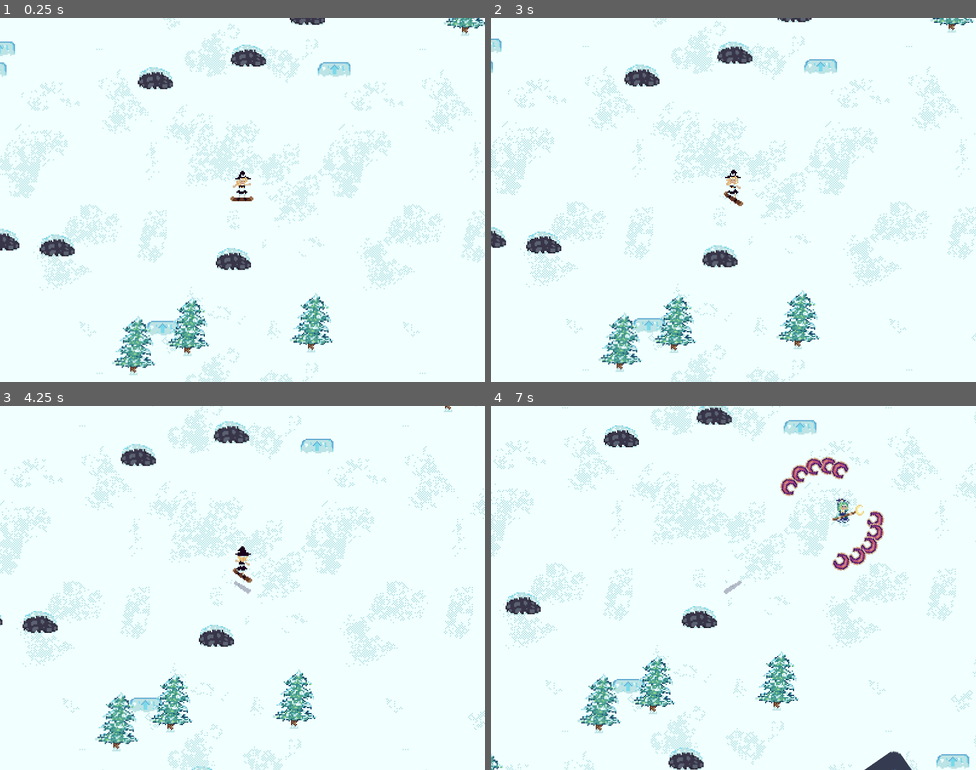
Above: before the commit, frames 1-4 (two rows, left to right).
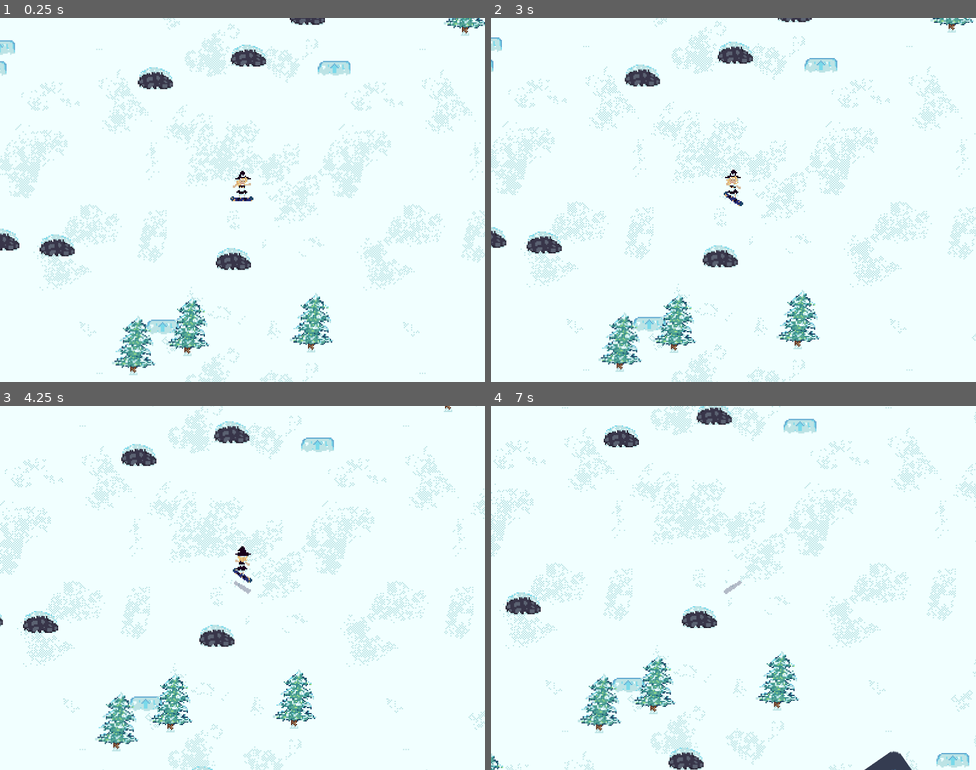
Above: after the commit, the same moments.

Repository: jiisloth/CirnoGoesSkiing
Game: Godot game, scene res://scenes/World.tscn
The game is run twice, just before and just after one commit, with the same random seed, the same clock (stepped at 60 frames per second) and the same inputs. The engine's default icon, where the game draws it, is replaced by a stand-in: a white triangle on a blue panel in a dark square. Sound files missing from this copy of the repository are replaced by a short silence.
Inputs:
- Up to frame 1 (0.25 s): no input
- Up to frame 2 (3 s): hold Right (right) 0.53-1.28 s; hold Down (stop) 0.53-1.28 s; tap Space (jump) at 0.77, 0.8, 1.07, 1.35, 1.52, 1.82, 2.3 s; tap Enter at 1.25 s; hold Left (left) 1.28-2.03 s; tap Down (stop) at 1.55 s; hold Right (right) 2.03-2.78 s; hold X (indy) 2.03-2.78 s; hold Up (up) from 2.78 s (still down); tap Z (melon) at 2.85 s
- Up to frame 3 (4.25 s): tap Space (jump) at 3.02, 3.32, 3.77, 3.8, 4.07 s; tap Down (stop) at 3.05 s; release Up (up) at 3.53 s; hold Left (left) from 3.53 s (still down); hold C (nose) from 3.53 s (still down)
- Up to frame 4 (7 s): release C (nose) at 4.28 s; tap Down (stop) at 4.35, 6.05 s; tap Space (jump) at 4.52, 4.82, 5.3, 5.85, 6.02, 6.32, 6.77, 6.8 s; hold Down (stop) 5.03-5.78 s; release Left (left) at 5.78 s; hold Right (right) 5.78-6.53 s; hold Up (up) from 6.53 s (still down); hold X (indy) from 6.53 s (still down)

The runs differ from the first frame. In frame 1, 0.3% of the frame differs, in the area x 0-73%, y 6-88%; in frame 2, 4.7%, in the area x 0-83%, y 0-100%; in frame 3, 2.0%; in frame 4, 2.4%.

Commit message:
Added music, controller support and polished stuff.

Diff:
--- /dev/null
+++ b/Game/default_bus_layout.tres
@@ -0,0 +1,33 @@
+[gd_resource type="AudioBusLayout" load_steps=4 format=2]
+
+[sub_resource type="AudioEffectLowPassFilter" id=2]
+resource_name = "LowPassFilter"
+cutoff_hz = 1000.0
+resonance = 0.39
+
+[sub_resource type="AudioEffectPitchShift" id=3]
+resource_name = "PitchShift"
+pitch_scale = 0.6
+
+[sub_resource type="AudioEffectDistortion" id=4]
+resource_name = "Distortion"
+
+[resource]
+bus/1/name = "Music"
+bus/1/solo = false
+bus/1/mute = false
+bus/1/bypass_fx = false
+bus/1/volume_db = 0.0
+bus/1/send = "Master"
+bus/2/name = "Snow"
+bus/2/solo = false
+bus/2/mute = false
+bus/2/bypass_fx = false
+bus/2/volume_db = 0.0
+bus/2/send = "Music"
+bus/2/effect/0/effect = SubResource( 2 )
+bus/2/effect/0/enabled = true
+bus/2/effect/1/effect = SubResource( 3 )
+bus/2/effect/1/enabled = true
+bus/2/effect/2/effect = SubResource( 4 )
+bus/2/effect/2/enabled = true
--- a/Game/project.godot
+++ b/Game/project.godot
@@ -52,41 +52,49 @@
 left={
 "deadzone": 0.5,
 "events": [ Object(InputEventKey,"resource_local_to_scene":false,"resource_name":"","device":0,"alt":false,"shift":false,"control":false,"meta":false,"command":false,"pressed":false,"scancode":16777231,"physical_scancode":0,"unicode":0,"echo":false,"script":null)
+, Object(InputEventJoypadButton,"resource_local_to_scene":false,"resource_name":"","device":0,"button_index":14,"pressure":0.0,"pressed":false,"script":null)
  ]
 }
 right={
 "deadzone": 0.5,
 "events": [ Object(InputEventKey,"resource_local_to_scene":false,"resource_name":"","device":0,"alt":false,"shift":false,"control":false,"meta":false,"command":false,"pressed":false,"scancode":16777233,"physical_scancode":0,"unicode":0,"echo":false,"script":null)
+, Object(InputEventJoypadButton,"resource_local_to_scene":false,"resource_name":"","device":0,"button_index":15,"pressure":0.0,"pressed":false,"script":null)
  ]
 }
 jump={
 "deadzone": 0.5,
 "events": [ Object(InputEventKey,"resource_local_to_scene":false,"resource_name":"","device":0,"alt":false,"shift":false,"control":false,"meta":false,"command":false,"pressed":false,"scancode":32,"physical_scancode":0,"unicode":0,"echo":false,"script":null)
+, Object(InputEventJoypadButton,"resource_local_to_scene":false,"resource_name":"","device":0,"button_index":0,"pressure":0.0,"pressed":false,"script":null)
  ]
 }
 up={
 "deadzone": 0.5,
 "events": [ Object(InputEventKey,"resource_local_to_scene":false,"resource_name":"","device":0,"alt":false,"shift":false,"control":false,"meta":false,"command":false,"pressed":false,"scancode":16777232,"physical_scancode":0,"unicode":0,"echo":false,"script":null)
+, Object(InputEventJoypadButton,"resource_local_to_scene":false,"resource_name":"","device":0,"button_index":12,"pressure":0.0,"pressed":false,"script":null)
  ]
 }
 stop={
 "deadzone": 0.5,
 "events": [ Object(InputEventKey,"resource_local_to_scene":false,"resource_name":"","device":0,"alt":false,"shift":false,"control":false,"meta":false,"command":false,"pressed":false,"scancode":16777234,"physical_scancode":0,"unicode":0,"echo":false,"script":null)
+, Object(InputEventJoypadButton,"resource_local_to_scene":false,"resource_name":"","device":0,"button_index":13,"pressure":0.0,"pressed":false,"script":null)
  ]
 }
 melon={
 "deadzone": 0.5,
 "events": [ Object(InputEventKey,"resource_local_to_scene":false,"resource_name":"","device":0,"alt":false,"shift":false,"control":false,"meta":false,"command":false,"pressed":false,"scancode":90,"physical_scancode":0,"unicode":0,"echo":false,"script":null)
+, Object(InputEventJoypadButton,"resource_local_to_scene":false,"resource_name":"","device":0,"button_index":2,"pressure":0.0,"pressed":false,"script":null)
  ]
 }
 indy={
 "deadzone": 0.5,
 "events": [ Object(InputEventKey,"resource_local_to_scene":false,"resource_name":"","device":0,"alt":false,"shift":false,"control":false,"meta":false,"command":false,"pressed":false,"scancode":88,"physical_scancode":0,"unicode":0,"echo":false,"script":null)
+, Object(InputEventJoypadButton,"resource_local_to_scene":false,"resource_name":"","device":0,"button_index":3,"pressure":0.0,"pressed":false,"script":null)
  ]
 }
 nose={
 "deadzone": 0.5,
 "events": [ Object(InputEventKey,"resource_local_to_scene":false,"resource_name":"","device":0,"alt":false,"shift":false,"control":false,"meta":false,"command":false,"pressed":false,"scancode":67,"physical_scancode":0,"unicode":0,"echo":false,"script":null)
+, Object(InputEventJoypadButton,"resource_local_to_scene":false,"resource_name":"","device":0,"button_index":1,"pressure":0.0,"pressed":false,"script":null)
  ]
 }
 
--- /dev/null
+++ b/Game/scenes/Baka.gd
@@ -0,0 +1,8 @@
+extends Sprite
+
+
+
+
+
+func _on_VisibilityNotifier2D_screen_exited():
+    queue_free()
--- a/Game/scenes/Baka.tscn
+++ b/Game/scenes/Baka.tscn
@@ -1,6 +1,14 @@
-[gd_scene load_steps=2 format=2]
+[gd_scene load_steps=3 format=2]
 
 [ext_resource path="res://img/pixelart/baka.png" type="Texture" id=1]
+[ext_resource path="res://scenes/Baka.gd" type="Script" id=2]
 
 [node name="Baka" type="Sprite"]
+scale = Vector2( 3, 3 )
 texture = ExtResource( 1 )
+script = ExtResource( 2 )
+
+[node name="VisibilityNotifier2D" type="VisibilityNotifier2D" parent="."]
+rect = Rect2( -1000, -1000, 2000, 2000 )
+
+[connection signal="screen_exited" from="VisibilityNotifier2D" to="." method="_on_VisibilityNotifier2D_screen_exited"]
--- a/Game/scenes/BossBullet.tscn
+++ b/Game/scenes/BossBullet.tscn
@@ -1,10 +1,9 @@
-[gd_scene load_steps=6 format=2]
+[gd_scene load_steps=7 format=2]
 
 [ext_resource path="res://img/pixelart/BulletBoss.png" type="Texture" id=1]
 [ext_resource path="res://scenes/BossBullet.gd" type="Script" id=2]
 
-[sub_resource type="CircleShape2D" id=1]
-radius = 18.1108
+[sub_resource type="CircleShape2D" id=4]
 
 [sub_resource type="CapsuleShape2D" id=2]
 radius = 6.0
@@ -13,12 +12,15 @@
 [sub_resource type="RectangleShape2D" id=3]
 extents = Vector2( 5.70711, 5.70711 )
 
+[sub_resource type="CircleShape2D" id=1]
+radius = 18.1108
+
 [node name="BossBullet" type="Area2D" groups=["Bossbullet", "Bullet"]]
 collision_layer = 0
 script = ExtResource( 2 )
 
 [node name="Sphere" type="CollisionShape2D" parent="."]
-shape = SubResource( 1 )
+shape = SubResource( 4 )
 disabled = true
 
 [node name="Stick" type="CollisionShape2D" parent="."]
@@ -28,7 +30,6 @@
 
 [node name="Crystal" type="CollisionShape2D" parent="."]
 rotation = 0.785398
-scale = Vector2( 1, 1 )
 shape = SubResource( 3 )
 disabled = true
 
--- a/Game/scenes/Cirno.gd
+++ b/Game/scenes/Cirno.gd
@@ -37,6 +37,15 @@
 
 
 func _process(delta):
+    #set shadow and collision
+    if $AnimatedSprite.frame < 5:
+        $CollisionShape2D.position.x = -4.5
+        $CirnoShadow.position.x = -18
+    else:
+        $CirnoShadow.position.x = -9
+        $CollisionShape2D.position.x = 4.5
+
+
     diff = position - middle
     if health > 300:
         get_pos()
@@ -51,7 +60,6 @@
 
     deltaTime += delta
     health -= 10 * delta
-    print(health)
 
 
 func get_pos():
@@ -68,7 +76,6 @@
     phase += 10 * delta
 
 func phase3(delta):
-    print(position == upperMiddle)
     if circling == false:
         if abs(position.x - upperMiddle.x) < 15 and abs(position.y -upperMiddle.y) < 10:
             circling = true
--- a/Game/scenes/Cirno.tscn
+++ b/Game/scenes/Cirno.tscn
@@ -6,7 +6,7 @@
 [ext_resource path="res://img/pixelart/cirno1f.png" type="Texture" id=4]
 [ext_resource path="res://img/pixelart/cirno2f.png" type="Texture" id=5]
 [ext_resource path="res://img/pixelart/cirno3f.png" type="Texture" id=6]
-[ext_resource path="res://img/pixelart/cirnoballshadow.png" type="Texture" id=7]
+[ext_resource path="res://img/pixelart/cirnoshadow.png" type="Texture" id=7]
 [ext_resource path="res://scenes/Cirno.gd" type="Script" id=8]
 
 [sub_resource type="SpriteFrames" id=1]
@@ -17,24 +17,27 @@
 "speed": 10.0
 } ]
 
-[sub_resource type="CapsuleShape2D" id=2]
-radius = 14.0
-height = 44.0
+[sub_resource type="CircleShape2D" id=2]
+radius = 7.07107
 
 [node name="Area2D" type="Area2D"]
 script = ExtResource( 8 )
 
 [node name="AnimatedSprite" type="AnimatedSprite" parent="."]
-position = Vector2( 0, -28 )
+position = Vector2( -42, -88 )
+scale = Vector2( 3, 3 )
 frames = SubResource( 1 )
-frame = 9
+frame = 5
 playing = true
+centered = false
 
 [node name="CirnoShadow" type="Sprite" parent="."]
-position = Vector2( -1, 16 )
-scale = Vector2( 3, 2 )
+modulate = Color( 1, 1, 1, 0.294118 )
+position = Vector2( -18, -3 )
+scale = Vector2( 3, 3 )
 texture = ExtResource( 7 )
+centered = false
 
 [node name="CollisionShape2D" type="CollisionShape2D" parent="."]
-position = Vector2( 1, -26 )
+rotation = 1.5708
 shape = SubResource( 2 )
--- a/Game/scenes/Effect_Get.gd
+++ b/Game/scenes/Effect_Get.gd
@@ -7,13 +7,15 @@
 var etype = "Graze"
 
 func _ready():
+    var offset = Vector2(randi()%3,randi()%3)*3
+    margin_left = 22+offset.x
     text = etype + " +1"
     for s in get_children():
         s.text = text
         s.add_color_override("font_color", types[etype])
     var tween = Tween.new()
     add_child(tween)
-    tween.interpolate_property(self, "margin_top", -8, -70,1.5, Tween.TRANS_ELASTIC, Tween.EASE_OUT)
+    tween.interpolate_property(self, "margin_top", -8+offset.y, -70+offset.y,1.5, Tween.TRANS_ELASTIC, Tween.EASE_OUT)
     tween.start()
     yield(get_tree().create_timer(2), "timeout")
     queue_free()
--- /dev/null
+++ b/Game/scenes/MusicController.gd
@@ -0,0 +1,54 @@
+extends Node
+
+
+var loop = "marisa"
+
+func _on_Marisa_finished():
+    if loop == "marisa":
+        $Marisa.play()
+
+
+func _on_CirnoIntro_finished():
+    if loop == "cirno":
+        $Cirno.play()
+
+
+func _on_Cirno_finished():
+    if loop == "cirno":
+        $Cirno.play()
+
+
+func turn_down(time):
+    var tween = Tween.new()
+    for sound in get_children():
+        tween.interpolate_property(sound, "volume_db", 0, -80, time, Tween.TRANS_LINEAR, Tween.EASE_IN)
+    get_parent().add_child(tween)
+    tween.start()
+    yield(get_tree().create_timer(time-1), "timeout")
+    tween.queue_free()
+
+
+func play(what):
+    loop = ""
+    for sound in get_children():
+        sound.volume_db = 0
+        sound.stop()
+    loop = what
+    match what:
+        "cirno":
+            $CirnoIntro.play()
+        "marisa":
+            $Marisa.play()
+        "snowball":
+            $SnowBall.play()
+
+
+
+func _on_SnowBallIntro_finished():
+    if loop == "snowball":
+        $SnowBall.play()
+
+
+func _on_SnowBall_finished():
+    if loop == "snowball":
+        $SnowBall.play()
--- a/Game/scenes/Player.gd
+++ b/Game/scenes/Player.gd
@@ -8,6 +8,7 @@
 
 var velocity = Vector2.ZERO
 var slide = Vector2.ZERO
+var climb = Vector2()
 var dir = 0
 var movedir = 0
 var movespeed = 0
@@ -43,7 +44,6 @@
 var jumped = false
 
 var power = 0
-
 var graze_boost = 0
 
 
@@ -73,9 +73,14 @@
 
         dir = lerp_angle(dir, stopdir, 0.2*(abs(angle_difference(dir,stopdir))/(PI*2/3))*delta*60)
         if velocity.length() < 15:
-            movespeed *= 0.5 *delta*60
+            movespeed *= 0.3
 
     if Input.is_action_pressed("up") and is_on_ground():
+        if velocity.length() < 80 and abs(sin(dir)) < 0.3:
+            jumped = true
+            climb = Vector2(0,-80)
+            movespeed = 0
+            lift = 2.5
         pass #climb hill
     if Input.is_action_just_pressed("jump") and was_on_ground and not jumped:
         jumped = true
@@ -92,7 +97,7 @@
             else:
                 jump += get_ground_height(active_ramps)
             active_ramps = []
-    if Input.is_action_pressed("jump") and $Damaged.time_left <= 0:
+    if Input.is_action_pressed("jump") and $Damaged.time_left <= 0 and climb.length() == 0:
         lift -= delta*gravity*0.5
     else:
         lift -= delta*gravity
@@ -178,6 +183,7 @@
         look = dir - PI
 
     if is_on_ground():
+        climb = Vector2.ZERO
         var pull = sin(look)*2.5
         if angle_difference(movedir, dir) > PI/2.0:
             movedir += PI
@@ -195,15 +201,15 @@
         if sin(movedir) < 0:
             accelerating = -1
 
-        movespeed = movespeed*0.997+pull*accelerating*delta*60 + graze_boost*sign(movespeed)*delta*60
+        movespeed = movespeed*0.997+pull*accelerating + graze_boost*sign(movespeed)
         graze_boost = max(graze_boost-0.1,0)
 
         var slidespeed = movespeed*(turned*turned)*0.9
         movespeed -= slidespeed
-        slide = slide * 0.98*delta*60
+        slide = slide * 0.98
         slide += Vector2(slidespeed,0).rotated(pre_movedir)
 
-    velocity = Vector2(movespeed,0).rotated(movedir) + slide
+    velocity = Vector2(movespeed,0).rotated(movedir) + slide + climb
     move_and_slide(velocity, Vector2.UP)
 
 func add_trick():
@@ -346,7 +352,13 @@
     var txt = Effect_text.instance()
     txt.etype = "Graze"
     add_child(txt)
-    graze_boost += 3
+    if graze_boost == 0:
+        graze_boost = 3
+    elif graze_boost * 1.5 < 3:
+        graze_boost = 4
+    else:
+        graze_boost *= 1.5
+
 
 func add_power():
     var txt = Effect_text.instance()
--- a/Game/scenes/Player.tscn
+++ b/Game/scenes/Player.tscn
@@ -59,6 +59,8 @@
 scale = Vector2( 3, 3 )
 texture = ExtResource( 3 )
 hframes = 12
+vframes = 2
+frame = 12
 
 [node name="Torso" type="Sprite" parent="Character"]
 position = Vector2( 0, -30 )
--- a/Game/scenes/Ramp.tscn
+++ b/Game/scenes/Ramp.tscn
@@ -31,7 +31,7 @@
 shape = SubResource( 2 )
 
 [node name="Sprite" type="Sprite" parent="."]
-position = Vector2( 0, -15 )
+position = Vector2( 0, -18 )
 scale = Vector2( 3, 3 )
 texture = ExtResource( 1 )
 
--- a/Game/scenes/SnowballBoss.gd
+++ b/Game/scenes/SnowballBoss.gd
@@ -30,13 +30,13 @@
 var accSpeed = 1
 
 var graze = true
+var lift = 0
 
 enum {
     SNOWBALL,
     ICICLE,
     CRYSTAL
    }
-
 
 # Called when the node enters the scene tree for the first time.
 func _ready():
@@ -96,11 +96,12 @@
     if dying:
         velocity.x = 0
         velocity.y = 0
-    print(velocity)
     position += velocity * delta
     deltaTime += delta
     animeTime += delta * velocity.y * 0.04
     $Sprite.frame = int(animeTime)%8
+    $Sprite.position.y = min($Sprite.position.y + lift*3*delta, -38)
+    lift += 1
 
     if deltaTime > shootPause and shooting == true:
         var num = randi()%5
@@ -158,25 +159,15 @@
     if bossHealth <= 0:
         die()
     else:
-        var tween = Tween.new()
-        add_child(tween)
-        tween.interpolate_property($Sprite, "position:y", -38, -100, 0.1, Tween.TRANS_LINEAR, Tween.EASE_OUT)
-        tween.start()
-        yield(get_tree().create_timer(0.1), "timeout")
-        tween.interpolate_property($Sprite, "position:y", -100, -38, 0.1, Tween.TRANS_LINEAR, Tween.EASE_IN)
-        tween.start()
-        yield(get_tree().create_timer(0.2), "timeout")
-        tween.queue_free()
+        lift = -40
 
 
 func die():
-    $Sprite.hide()
-    $Cirnoballshadow.hide()
     var baka = Baka.instance()
-    add_child(baka)
-    shooting = false
-    dying = true
-    $DeathTimer.start()
+    baka.global_position = global_position
+    get_parent().add_child(baka)
+    get_parent().boss_died("snowball")
+    queue_free()
 
 
 func _on_Area2D_body_entered(body):
@@ -184,8 +175,3 @@
         if body.height < 70:
             graze = false
             body.hit(1, false, 0.3)
-
-
-
-func _on_DeathTimer_timeout():
-    queue_free()
--- a/Game/scenes/SnowballBoss.tscn
+++ b/Game/scenes/SnowballBoss.tscn
@@ -16,7 +16,7 @@
 Baka = ExtResource( 5 )
 
 [node name="Cirnoballshadow" type="Sprite" parent="."]
-modulate = Color( 1, 1, 1, 0.411765 )
+modulate = Color( 1, 1, 1, 0.294118 )
 position = Vector2( -37, -11 )
 scale = Vector2( 3, 3 )
 texture = ExtResource( 4 )
@@ -35,8 +35,4 @@
 scale = Vector2( 1, 0.5 )
 shape = SubResource( 1 )
 
-[node name="DeathTimer" type="Timer" parent="."]
-wait_time = 3.0
-
 [connection signal="body_entered" from="Area2D" to="." method="_on_Area2D_body_entered"]
-[connection signal="timeout" from="DeathTimer" to="." method="_on_DeathTimer_timeout"]
--- a/Game/scenes/World.gd
+++ b/Game/scenes/World.gd
@@ -4,9 +4,24 @@
 export(PackedScene) var SnowBallBoss
 export(PackedScene) var Mima
 
+var level = 0
+var goal = 10000
 
 func _process(delta):
     check_chunks()
+    match level:
+        0:
+            if $Player.position.length() > goal:
+                spawn_boss("snowball")
+                level += 1
+        2:
+            if $Player.position.length() > goal:
+                spawn_boss("cirno")
+                level += 1
+        4:
+            if $Player.position.length() > goal:
+                spawn_boss("mima")
+                level += 1
 
 var active_chunks = []
 
@@ -39,3 +54,28 @@
     #var boss = SnowBallBoss.instance()
     var boss = Mima.instance()
     add_child(boss)
+
+
+func spawn_boss(who):
+    var wait = 4
+    $MusicController.turn_down(wait)
+    yield(get_tree().create_timer(wait), "timeout")
+    $MusicController.play(who)
+    match who:
+        "snowball":
+            var boss = SnowBallBoss.instance()
+            add_child(boss)
+        "mima":
+            var boss = Mima.instance()
+            add_child(boss)
+
+
+func boss_died(who):
+    var wait = 4
+    $MusicController.turn_down(wait)
+    yield(get_tree().create_timer(wait), "timeout")
+    $MusicController.play("marisa")
+    match who:
+        "snowball":
+            level += 1
+            goal = $Player.position.y + 10000
--- a/Game/scenes/World.tscn
+++ b/Game/scenes/World.tscn
@@ -1,10 +1,14 @@
-[gd_scene load_steps=6 format=2]
+[gd_scene load_steps=10 format=2]
 
 [ext_resource path="res://scenes/World.gd" type="Script" id=1]
 [ext_resource path="res://scenes/Chunk.tscn" type="PackedScene" id=2]
 [ext_resource path="res://scenes/Player.tscn" type="PackedScene" id=3]
 [ext_resource path="res://scenes/SnowballBoss.tscn" type="PackedScene" id=4]
 [ext_resource path="res://scenes/Mima.tscn" type="PackedScene" id=5]
+[ext_resource path="res://audio/marisa3.mp3" type="AudioStream" id=6]
+[ext_resource path="res://audio/cirno-intro.mp3" type="AudioStream" id=7]
+[ext_resource path="res://audio/cirno-bulk.mp3" type="AudioStream" id=8]
+[ext_resource path="res://scenes/MusicController.gd" type="Script" id=9]
 
 [node name="World" type="YSort"]
 script = ExtResource( 1 )
@@ -19,6 +23,34 @@
 [node name="BossTimer" type="Timer" parent="."]
 wait_time = 5.0
 one_shot = true
-autostart = true
+
+[node name="MusicController" type="Node" parent="."]
+script = ExtResource( 9 )
+
+[node name="Marisa" type="AudioStreamPlayer" parent="MusicController"]
+stream = ExtResource( 6 )
+autoplay = true
+bus = "Music"
+
+[node name="CirnoIntro" type="AudioStreamPlayer" parent="MusicController"]
+stream = ExtResource( 7 )
+bus = "Music"
+
+[node name="Cirno" type="AudioStreamPlayer" parent="MusicController"]
+stream = ExtResource( 8 )
+bus = "Music"
+
+[node name="SnowBallIntro" type="AudioStreamPlayer" parent="MusicController"]
+stream = ExtResource( 7 )
+bus = "Snow"
+
+[node name="SnowBall" type="AudioStreamPlayer" parent="MusicController"]
+stream = ExtResource( 8 )
+bus = "Snow"
 
 [connection signal="timeout" from="BossTimer" to="." method="_on_BossTimer_timeout"]
+[connection signal="finished" from="MusicController/Marisa" to="MusicController" method="_on_Marisa_finished"]
+[connection signal="finished" from="MusicController/CirnoIntro" to="MusicController" method="_on_CirnoIntro_finished"]
+[connection signal="finished" from="MusicController/Cirno" to="MusicController" method="_on_Cirno_finished"]
+[connection signal="finished" from="MusicController/SnowBallIntro" to="MusicController" method="_on_SnowBallIntro_finished"]
+[connection signal="finished" from="MusicController/SnowBall" to="MusicController" method="_on_SnowBall_finished"]
Not shown, added: Game/audio/cirno-bulk.mp3.import
Not shown, added: Game/audio/cirno-intro.mp3.import
Not shown, added: Game/audio/marisa3.mp3.import
Binary file changed: Game/img/pixelart/baka.png
Binary file changed: Game/img/pixelart/cirno1.png
Binary file changed: Game/img/pixelart/cirno1f.png
Binary file changed: Game/img/pixelart/cirno2.png
Binary file changed: Game/img/pixelart/cirno2f.png
Binary file changed: Game/img/pixelart/cirno3.png
Binary file changed: Game/img/pixelart/cirno3f.png
Binary file changed: Game/img/pixelart/cirnoballshadow.png
Binary file added: Game/img/pixelart/cirnoshadow.png
(and 5 more such lines)
